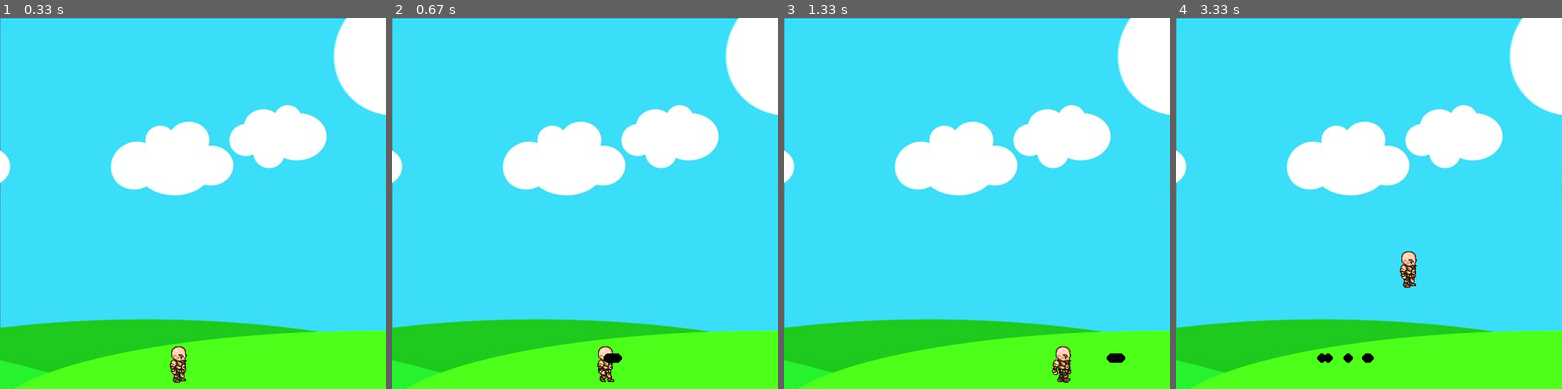
Above: before the commit, frames 1-4 (left to right).
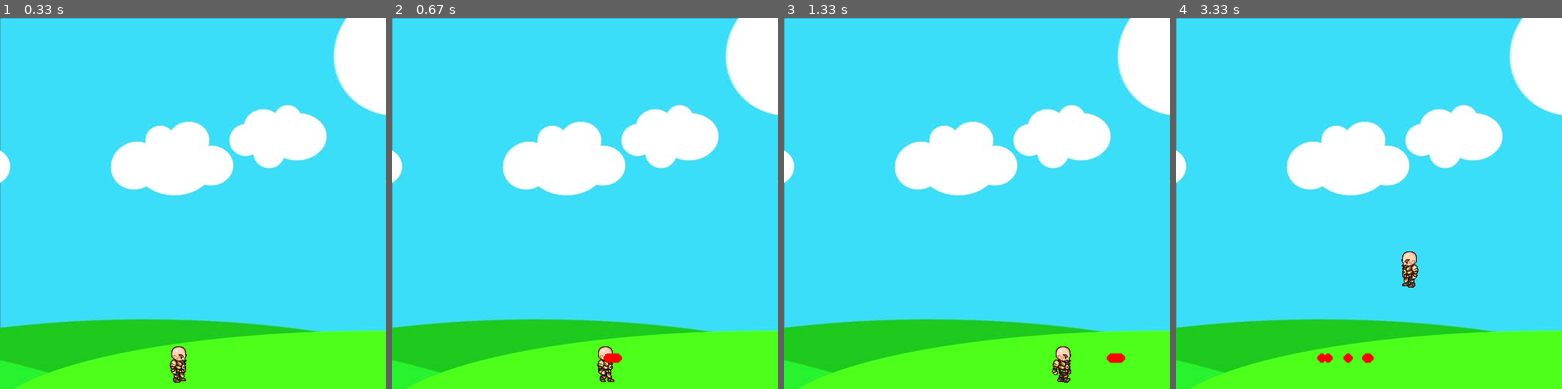
Above: after the commit, the same moments.

Repository: massgiu/PyGameApplication
Game: pygame game, started from src/Main.py
Same seed, same stepped clock (60 frames per second), same inputs: the game is played once before the commit and once after it.
Inputs:
- Up to frame 1 (0.33 s): no input
- Up to frame 2 (0.67 s): hold Space from 0.33 s (still down); hold Right from 0.33 s (still down)
- Up to frame 3 (1.33 s): release Space at 0.8 s; release Right at 0.8 s; hold Right 0.83-1.3 s; tap Space at 0.9, 1.2 s
- Up to frame 4 (3.33 s): hold Up 1.33-1.63 s; tap Space at 1.4, 1.73, 2.03, 2.23, 2.53, 2.8, 3.1, 3.23 s; hold Right 1.67-2.13 s; hold Left 2.17-2.7 s; hold Left 2.73-3.13 s; hold Up from 3.17 s (still down)

Frame 1 is identical in both runs. In frame 2, 0.1% of the frame differs, in the area x 54-60%, y 90-93%; in frame 3, 0.1%; in frame 4, 0.4%, in the area x 36-63%, y 62-93%.

Commit message:
Fixed some bugs.

Diff:
--- a/src/Main.py
+++ b/src/Main.py
@@ -24,9 +24,9 @@
     #fires bullets
     if keys[pygame.K_SPACE]:
         facing = -1 if player.left else 1
-        if len(bullets) < 5:
+        if len(bullets) < Utils.numMaxBullet: #it fires until numMAx bullets
             # create a bullet starting at the middle of the character and put in bullets vector
-            bullets.append(Projectile(round(player.x+player.width/2), round(player.y+player.height/2), 6, (0, 0, 0), facing))
+            bullets.append(Projectile(round(player.x+player.width/2), round(player.y+player.height/2), 6, (255, 0, 0), facing))
     # move bullets
     for bullet in bullets:
         if bullet.x < Utils.screen_width and bullet.x > 0:
--- a/src/Player.py
+++ b/src/Player.py
@@ -64,8 +64,8 @@
 
     def stopJump(self):
         self.isJump = True
-        self.right = False
-        self.left = False
+        # self.right = False
+        # self.left = False
         self.walkCount = 0
 
     def jump(self):
--- a/src/Utils.py
+++ b/src/Utils.py
@@ -10,6 +10,7 @@
     charact_height = 60
     initCount = 10
     vel = 5
+    numMaxBullet = 5
     img_list = [x for x in range(10) if x > 0]
     walkRight = [pygame.image.load('../media/R' + str(x) + '.png') for x in img_list]
     walkLeft = [pygame.image.load('../media/L' + str(x) + '.png') for x in img_list]
